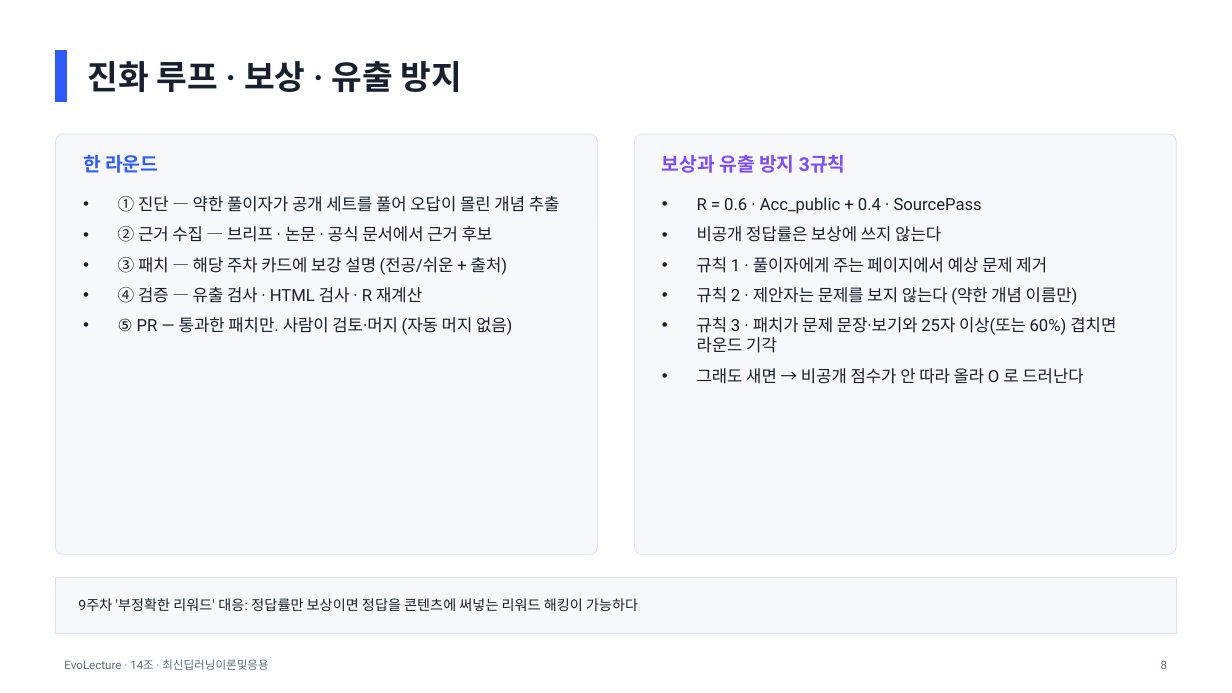
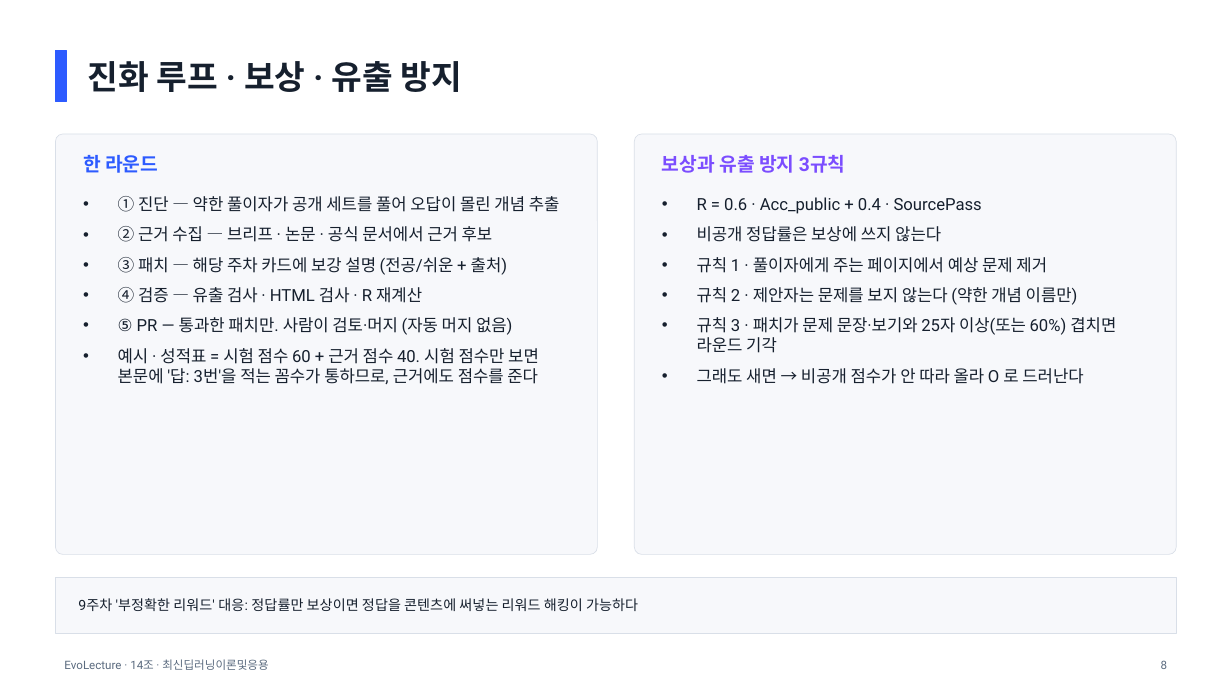
Before and after one commit to wukong-daima/team14-project, a slide deck: slide 8 of submission/Team14_mid.pptx. Drawn at 1232x693 pixels with LibreOffice and Linux fonts; fonts in the diff are those of the drawing. Boxes give left, top, right and bottom in pixels: in the first picture for what was removed or moved away, otherwise in the second. Text is boxed around its words. In the diff, an @@ line names an element or a change of style, - is before the commit and + after.

```diff
--- a/submission/Team14_mid.pptx
+++ b/submission/Team14_mid.pptx
@@ text at (118,348,539,384): paragraph added @@
+• 예시 · 성적표 = 시험 점수 60 + 근거 점수 40. 시험 점수만 보면 본문에 '답: 3번'을 적는 꼼수가 통하므로, 근거에도 점수를 준다
```
Also in this commit, not shown: 7 other slides changed, 4 other files.
